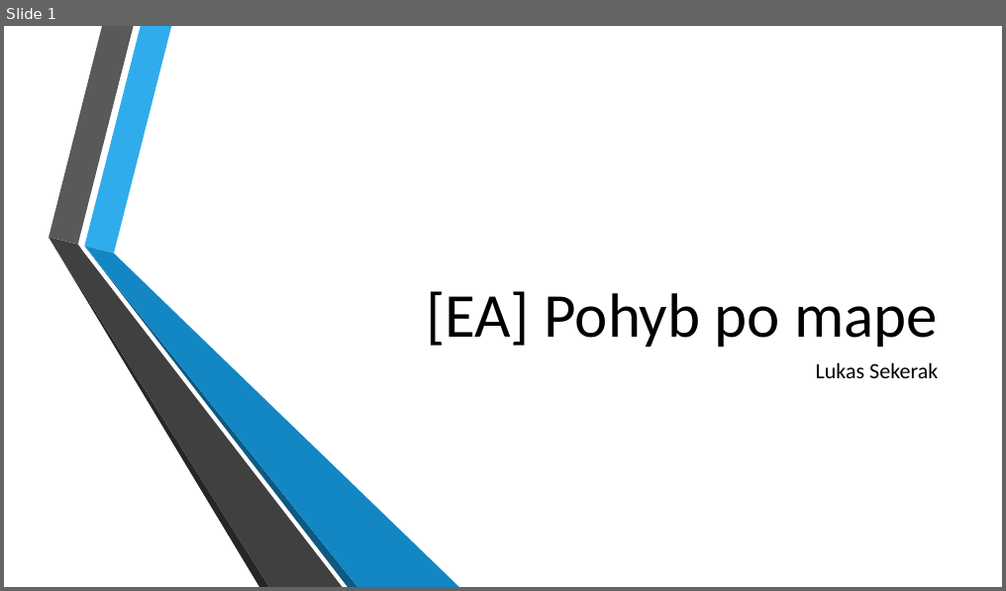
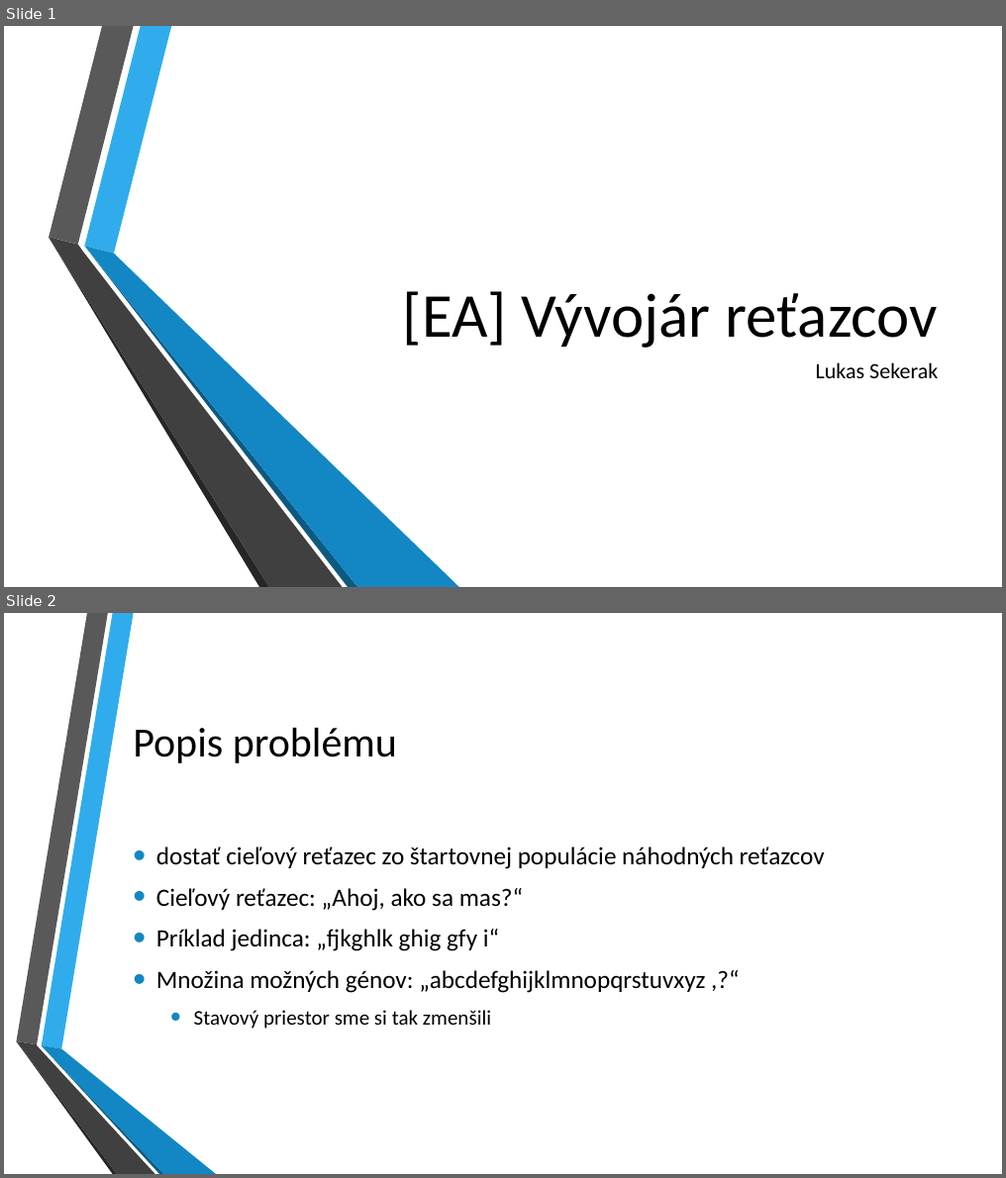
Before and after one commit to sekys/fiit-evo.turnaj, a slide deck: prezentacia.pptx. Shown one above the other, each under a label of ours: slide 1 before the commit, slides 1 and 2 after it. The pictures are 1006x591 and 1006x1178 pixels, drawn with LibreOffice and Linux fonts; fonts in the diff are those of the drawing; background and template pictures are left out. Boxes give left, top, right and bottom in pixels: in the first picture for what was removed or moved away, otherwise in the second. Text is boxed around its words. In the diff, an @@ line names an element or a change of style, - is before the commit and + after.

```diff
--- a/prezentacia.pptx
+++ b/prezentacia.pptx
@@ slide 2 added at bbox=[4, 613, 1002, 1174], background picture (left out) @@
@@ title added at bbox=[133, 728, 397, 763], 40 pt, text #000000 @@
+Popis problému
@@ text added at bbox=[156, 847, 825, 1029], 24 pt, text #000000 @@
+• dostať cieľový reťazec zo štartovnej populácie náhodných reťazcov
+• Cieľový reťazec: „Ahoj, ako sa mas?“
+• Príklad jedinca: „fjkghlk ghig gfy i“
+• Množina možných génov: „abcdefghijklmnopqrstuvxyz ,?“
+  • Stavový priestor sme si tak zmenšili
@@ group added at bbox=[16, 613, 216, 1174]: 6 freeform shapes @@
@@ slide 1 changed as well @@
@@ title at bbox=[403, 291, 938, 348]: text changed @@
-[EA] Pohyb po mape
+[EA] Vývojár reťazcov
```
Also in this commit, not shown: 1 other slide changed, 3 other slides added, 3 slides removed, 9 other files.
